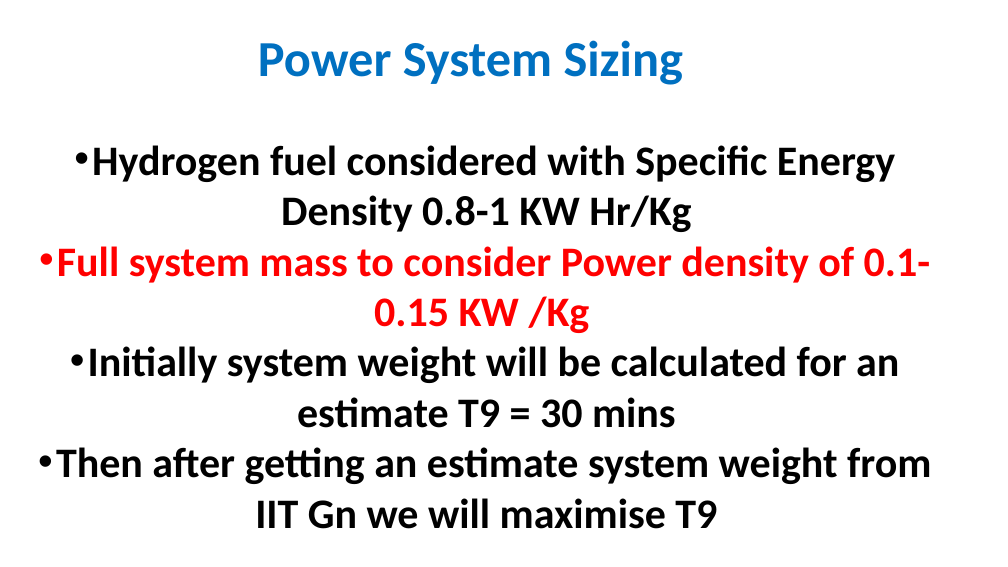
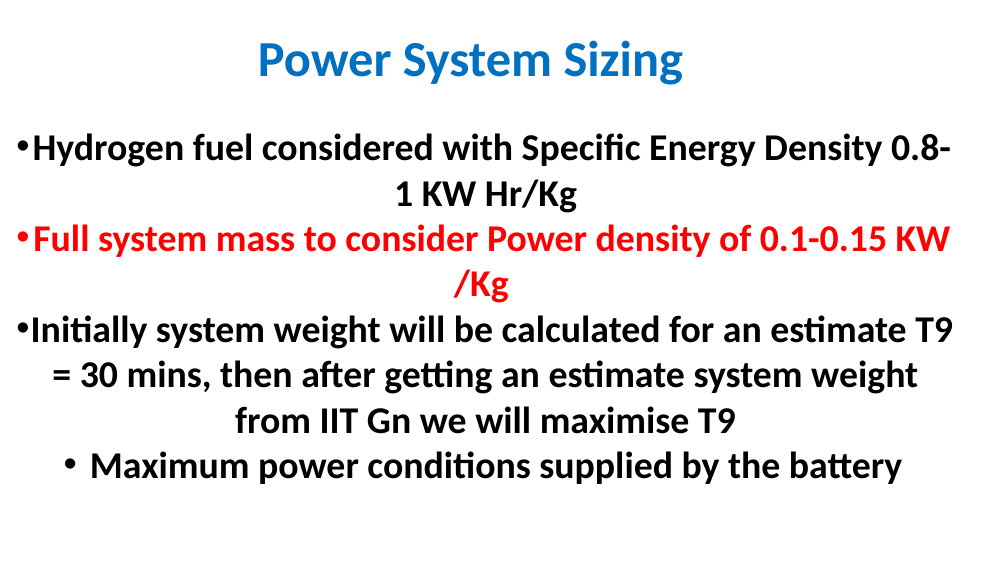
Before and after one commit to s-ritwik/VFS_IIT_KANPUR, a slide deck: slide 2 of BEMT_results/VFS performance validation.pptx (slide 6 before the commit). Drawn at 1008x567 pixels with LibreOffice and Linux fonts; fonts in the diff are those of the drawing. Boxes give left, top, right and bottom in pixels: in the first picture for what was removed or moved away, otherwise in the second. Text is boxed around its words. In the diff, an @@ line names an element or a change of style, - is before the commit and + after.

```diff
--- a/BEMT_results/VFS performance validation.pptx
+++ b/BEMT_results/VFS performance validation.pptx
@@ text "Hydrogen fuel considered with Specific ...": place and size @@
-text "Hydrogen fuel considered with Specific ..." at (56,145,931,529)
+text "Hydrogen fuel considered with Specific ..." at (31,133,953,484)
@@ text at (33,133,951,303): size 40 to 36 pt in "Hydrogen fuel considered with Specific Energy Density ...", "Full system mass to consider Power density ..." @@
@@ text at (31,315,953,484): text changed; size 40 to 36 pt @@
-• Initially system weight will be calculated for an estimate T9 = 30 mins
-• Then after getting an estimate system weight from IIT Gn we will maximise T9
+• Initially system weight will be calculated for an estimate T9 = 30 mins, then after getting an estimate system weight from IIT Gn we will maximise T9
+• Maximum power conditions supplied by the battery
```
Also in this commit, not shown: 2 other slides changed, 20 slides added, 4 slides removed, 3 other files.
